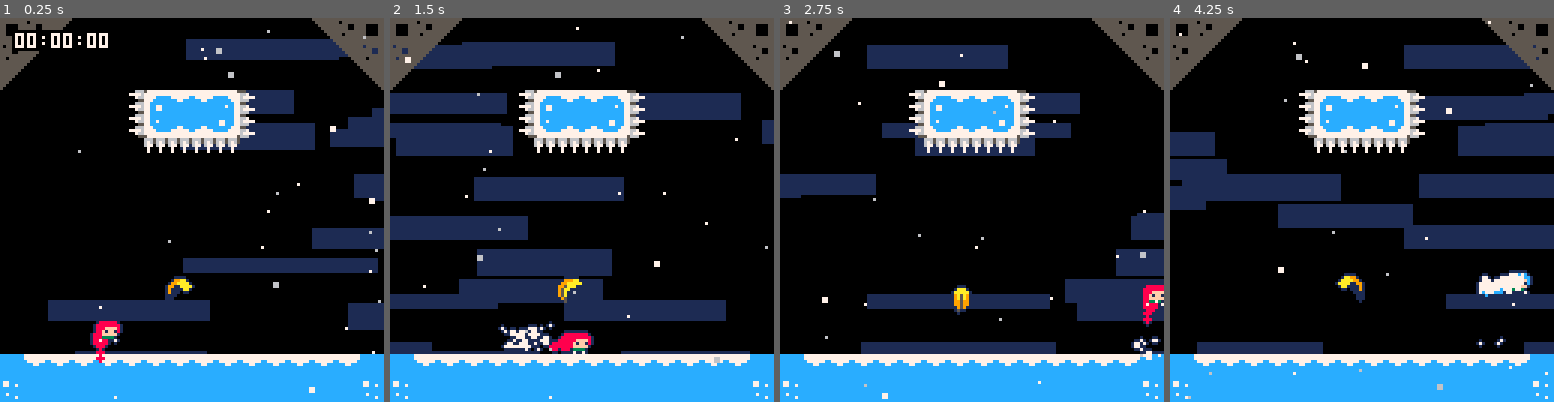
Above: before the commit, frames 1-4 (left to right).
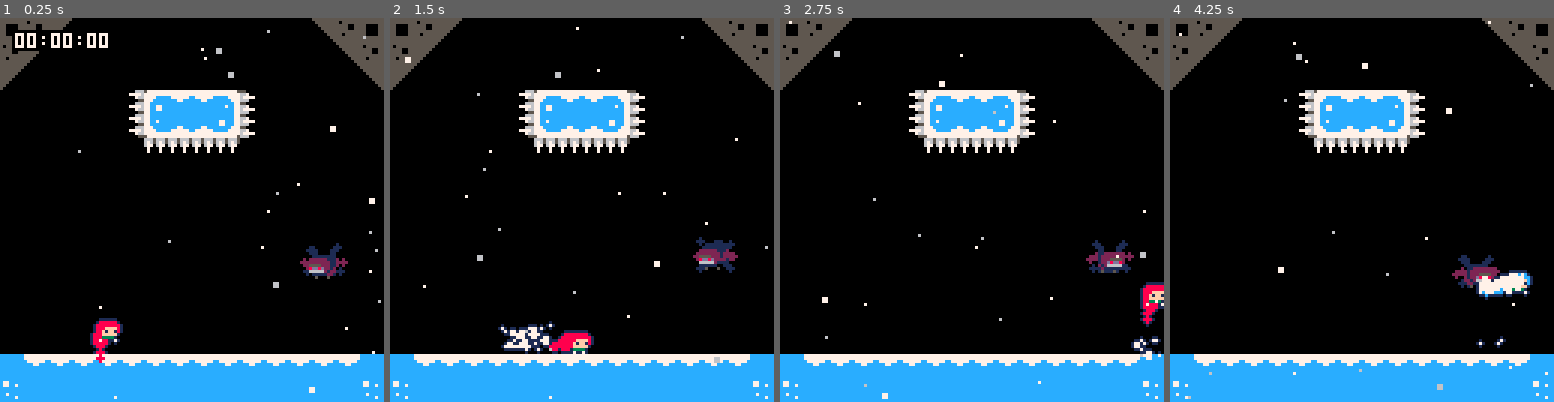
Above: after the commit, the same moments.

Repository: CelesteClassic/newleste.p8
Game: PICO-8 cartridge reflection.p8
Two runs of this game, one before a commit and one after it. Both use one fixed random seed, a clock stepped at 60 frames per second and the inputs below.
Inputs:
- Up to frame 1 (0.25 s): no input
- Up to frame 2 (1.5 s): tap X (X key) at 0.33, 1.07 s; tap O (Z key) at 0.7 s
- Up to frame 3 (2.75 s): hold Right 1.6-2.1 s; tap O (Z key) at 1.7, 2.1, 2.5 s; tap X (X key) at 1.85 s; hold Up 2.15-2.42 s; hold Right from 2.47 s (still down)
- Up to frame 4 (4.25 s): tap O (Z key) every 0.4 s from 2.9 to 4.1 s; tap X (X key) at 2.97, 4.08 s; release Right at 3.03 s; hold Left 3.08-3.58 s; hold Down 3.63-3.97 s; hold Right from 4.02 s (still down)

The runs differ from the first frame. In frame 1, 12% of the frame differs, in the area x 12-100%, y 5-88%; in frame 2, 24%, in the area x 0-100%, y 6-88%; in frame 3, 14%; in frame 4, 21%.

Commit message:
basic badeline object and gfx stuff

Diff:
--- a/reflection.p8
+++ b/reflection.p8
@@ -988,6 +988,46 @@
 }
 
 -- </feather>
+
+target={}
+badeline={
+  init=function(this)
+    this.nodes={vector(this.x,this.y)}
+    this.node=1
+    this.freeze=0
+    this.outline=false
+    this.off=0
+  end,
+  update=function(this)
+    this.off+=0.005
+  end,
+  draw=function(this)
+    foreach(objects,function(o)
+      if o.type == player then
+        if o.x>this.x+16 then
+          this.flipx=true
+        elseif o.x<this.x-16 then
+          this.flipx=false
+        end
+      end
+    end)
+    this.draw_x,this.draw_y=this.x+4*sin(2*this.off),this.y+4*sin(this.off)
+    badehair(this,1,-0.1)
+    badehair(this,1,-0.4)
+    badehair(this,2,0)
+    badehair(this,2,0.5)
+    badehair(this,1,0.125)
+    badehair(this,1,0.375)
+    spr(74,this.draw_x,this.draw_y,1,1,this.flipx)
+  end
+}
+
+function badehair(obj,c,a)
+ for h=0,4 do
+  circfill(obj.draw_x+(obj.flipx and 2 or 6)+1.6*h*cos(a),obj.draw_y+3+1.6*h*sin(a)+(obj.freeze>0 and 0 or sin((frames+3*h+4*a)/15)),max(1,min(2,3-h)),c)
+ end
+end
+
 psfx=function(num)
   if sfx_timer<=0 then
    sfx(num)
@@ -1006,7 +1046,8 @@
   [23]=fall_floor,
   [64]=kevin,
   [68]=bumper,
-  [70]=feather
+  [70]=feather,
+  [74]=badeline
 }
 
 
@@ -1328,14 +1369,14 @@
   cls()
 
   -- bg clouds effect
-  foreach(clouds,function(c)
-    c.x+=c.spd-cam_spdx
-    rectfill(c.x+draw_x,c.y+draw_y,c.x+c.w+draw_x,c.y+16-c.w*0.1875+draw_y,1)
-    if c.x>128 then
-      c.x=-c.w
-      c.y=rnd(120)
-    end
-  end)
+  -- foreach(clouds,function(c)
+  --   c.x+=c.spd-cam_spdx
+  --   rectfill(c.x+draw_x,c.y+draw_y,c.x+c.w+draw_x,c.y+16-c.w*0.1875+draw_y,1)
+  --   if c.x>128 then
+  --     c.x=-c.w
+  --     c.y=rnd(120)
+  --   end
+  -- end)
 
 		-- draw bg terrain
   map(lvl_x,lvl_y,0,0,lvl_w,lvl_h,4)
@@ -1617,13 +1658,13 @@
 777cc777777777777777777777777777777777777777777777777777777cc777ccccc7cc55555550055555555555555555555555000000000000000000000000
 77cccc7757777777777777777777777557777777777777777777777557777775cccccccc55555555555555555555555555555555000000000000000000000000
 0220cc5555cccc55ddd00dddddd00ddd000000000000000000aaa0000099aa0000999aa0000aaa00000000000000000000000000000000000000000000000000
-2125ccc55cccccc50000000000000000000001111110000009aaa900099aaaa0099aaaaa00aaaaa0000000000000000000000000000000000000000000000000
-222c5cc55cc11cc5011001100cc00cc0000015dccd51000001aaa1009911aaaa995aaa11009a5a90000000000000000000000000000000000000000000000000
-05cc1cc111111111000000000cc00cc00001cddccddc10000111110091110aa095aa0001009a5a90000000000000000000000000000000000000000000000000
-cc511522222222220011110000111100001ccc1111ccc100011111009110000095a0000000995990000000000000000000000000000000000000000000000000
-cccc5524444444440111111001d11d10015dc144441cd510011111001100000095a0000000995990000000000000000000000000000000000000000000000000
-5ccc224444444444001dd10001d11d1001dd14c44c41dd1000111000100000000950000000095900000000000000000000000000000000000000000000000000
-5551244444444444000dd0000011110001cc14c44c41cc1000001000100000000050000000050000000000000000000000000000000000000000000000000000
+2125ccc55cccccc50000000000000000000001111110000009aaa900099aaaa0099aaaaa00aaaaa0022222200000000000000000000000000000000000000000
+222c5cc55cc11cc5011001100cc00cc0000015dccd51000001aaa1009911aaaa995aaa11009a5a90222222220000000000000000000000000000000000000000
+05cc1cc111111111000000000cc00cc00001cddccddc10000111110091110aa095aa0001009a5a90255552220000000000000000000000000000000000000000
+cc511522222222220011110000111100001ccc1111ccc100011111009110000095a000000099599028dd8d220000000000000000000000000000000000000000
+cccc5524444444440111111001d11d10015dc144441cd510011111001100000095a0000000995990066666200000000000000000000000000000000000000000
+5ccc224444444444001dd10001d11d1001dd14c44c41dd1000111000100000000950000000095900001111100000000000000000000000000000000000000000
+5551244444444444000dd0000011110001cc14c44c41cc1000001000100000000050000000050000000500050000000000000000000000000000000000000000
 5551244400000000000000000000000001cc14444441cc1000000000000000000000000000000000000000000000000000000000000000000000000000000000
 5cc1244400000000000000000000000001dd144cc441dd1000000000000000000000000000000000000000000000000000000000000000000000000000000000
 ccc12444000000000000000000000000015dc144441cd51000000000000000000000000000000000000000000000000000000000000000000000000000000000
@@ -1776,8 +1817,8 @@
 0000000000000000000000000000000000000000000000000000000000000000000000000000000000000000000000000000000000000000000000000000000000000000000000000000000000000000000000000000000000000000000000000000000000000000000000000000000000000000000000000000000000000000
 0000000000000000000000000000000000000000000000000000000000000000000000000000000000000000000000000000000000000000000000000000000000000000000000000000000000000000000000000000000000000000000000000000000000000000000000000000000000000000000000000000000000000000
 0000000000000000000000000000000000000000000000000000000000000000000000000000000000000000000000000000000000000000000000000000000000000000000000000000000000000000000000000000000000000000000000000000000000000000000000000000000000000000000000000000000000000000
-00000000000000000000000000000000000000000a0000000000000000000000000000000000000000000000000000000000000000000000000000000000000000000000000000000000000000000000000000000000000000000000000000000000000000000000000000000000000000000000000000000000000000000000
-0000000000000046000000000000000000000000000000000000000000000000000000000000000000000000000000000000000000000000000000000000000000000000000000000000000000000000000000000000000000000000000000000000000000000000000000000000000000000000000000000000000000000000
+000000000000000000000000004a0000000000000a0000000000000000000000000000000000000000000000000000000000000000000000000000000000000000000000000000000000000000000000000000000000000000000000000000000000000000000000000000000000000000000000000000000000000000000000
+0000000000000000000000000000000000000000000000000000000000000000000000000000000000000000000000000000000000000000000000000000000000000000000000000000000000000000000000000000000000000000000000000000000000000000000000000000000000000000000000000000000000000000
 0000000000000000000000000000000000000000000000000000000000000000000000000000000000000000000000000000000000000000000000000000000000000000000000000000000000000000000000000000000000000000000000000000000000000000000000000000000000000000000000000000000000000000
 0000000001000000000000000000000001000000000000000000000000000000000000000000000000000000000000000000000000000000000000000000000000000000000000000000000000000000000000000000000000000000000000000000000000000000000000000000000000000000000000000000000000000000
 2522222222222222222222222222222523000000000000000000000000000000000000000000000000000000000000000000000000000000000000000000000000000000000000000000000000000000000000000000000000000000000000000000000000000000000000000000000000000000000000000000000000000000
